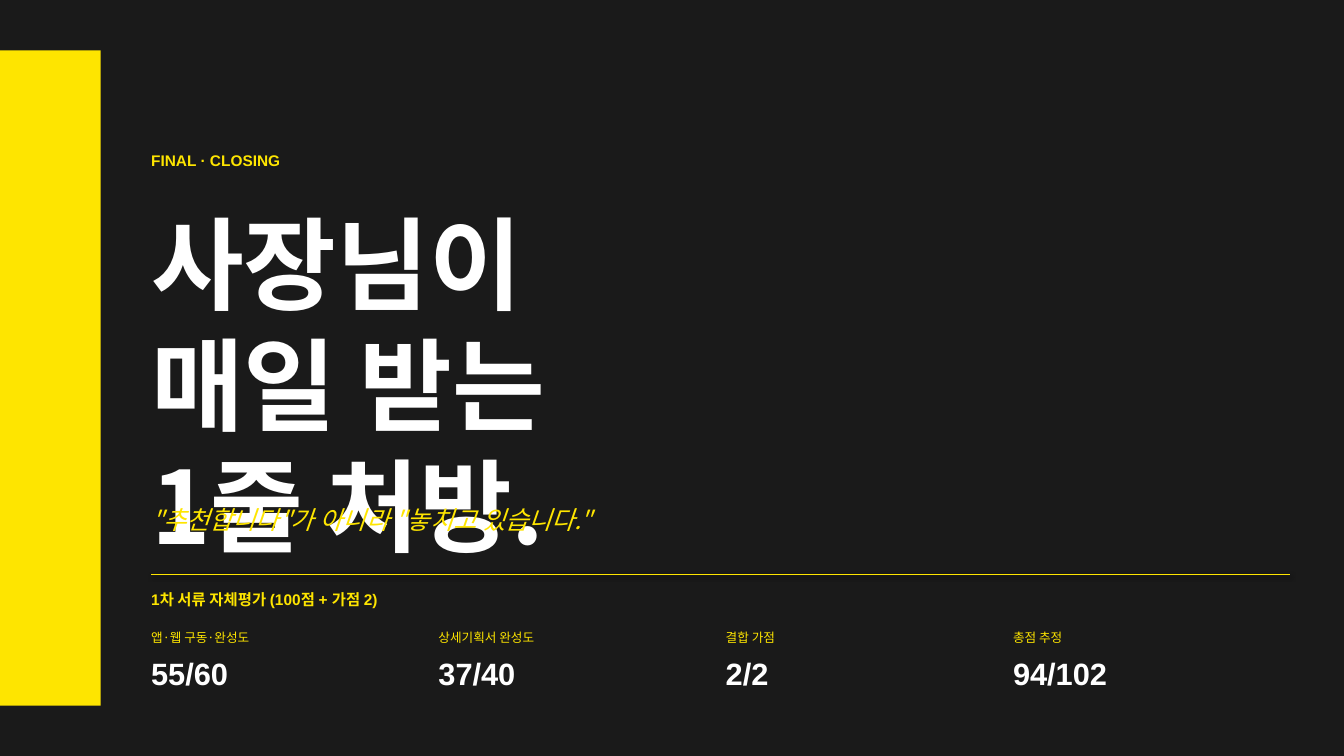
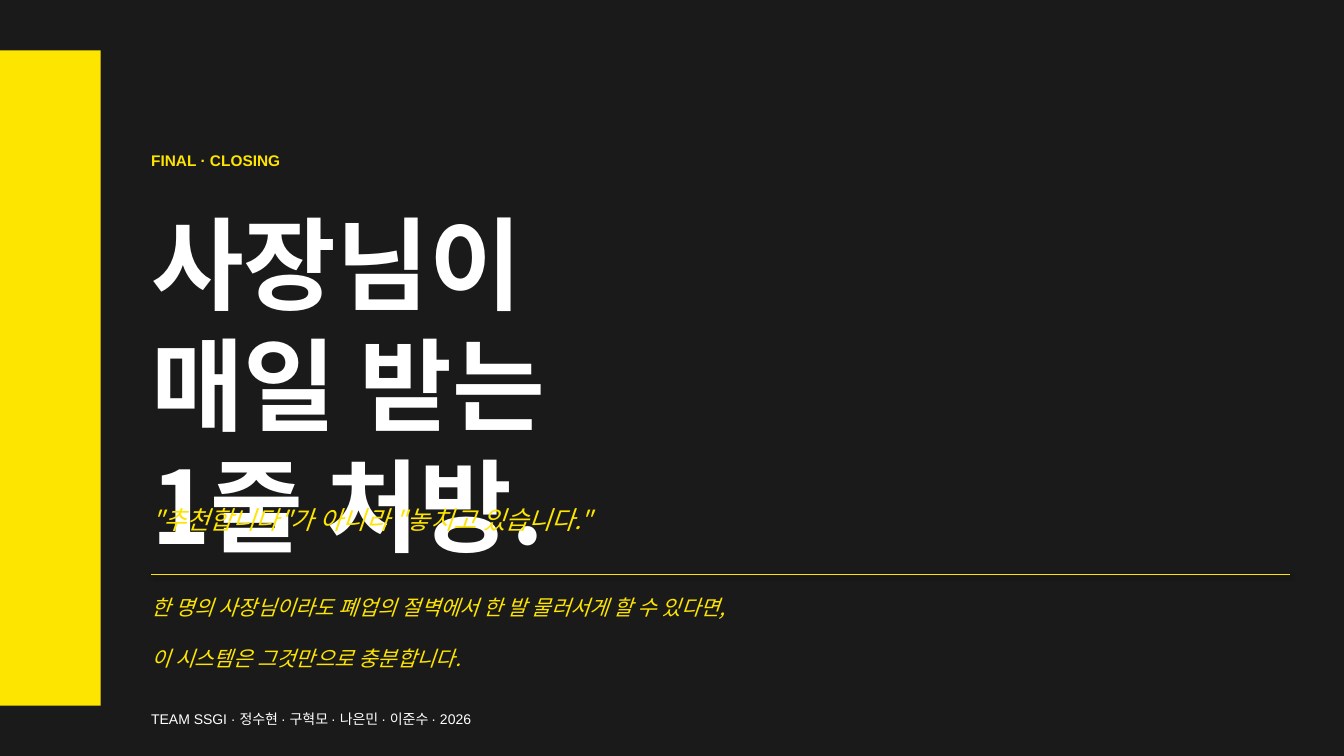
Before and after one commit to Tok-Baro/SSGI_AI_Coach, a slide deck: slide 21 of SSGI_AI_경영코치_상세기획서.pptx. Drawn at 1344x756 pixels with LibreOffice and Linux fonts; fonts in the diff are those of the drawing. Boxes give left, top, right and bottom in pixels: in the first picture for what was removed or moved away, otherwise in the second. Text is boxed around its words. In the diff, an @@ line names an element or a change of style, - is before the commit and + after.

```diff
--- a/SSGI_AI_경영코치_상세기획서.pptx
+++ b/SSGI_AI_경영코치_상세기획서.pptx
@@ text at (151,597,726,619): text changed; size 11 to 15 pt; font Arial to Noto Sans CJK KR; bold off; italic on @@
-1차 서류 자체평가 (100점 + 가점 2)
+한 명의 사장님이라도 폐업의 절벽에서 한 발 물러서게 할 수 있다면,
@@ text removed at (151,631,249,643) @@
-앱·웹 구동·완성도
@@ text added at (151,648,460,668), 15 pt, text #FEE500, italic @@
+이 시스템은 그것만으로 충분합니다.
@@ text removed at (438,631,534,643) @@
-상세기획서 완성도
@@ text removed at (726,631,775,643) @@
-결합 가점
@@ text removed at (1013,631,1062,643) @@
-총점 추정
@@ text removed at (151,662,228,686) @@
-55/60
@@ text removed at (438,662,515,686) @@
-37/40
@@ text removed at (726,662,769,686) @@
-2/2
@@ text removed at (1013,662,1107,686) @@
-94/102
@@ text added at (151,712,471,725), 10 pt, text #FFFFFF @@
+TEAM SSGI · 정수현 · 구혁모 · 나은민 · 이준수 · 2026
```
Also in this commit, not shown: 4 other slides changed, 1 other file.
